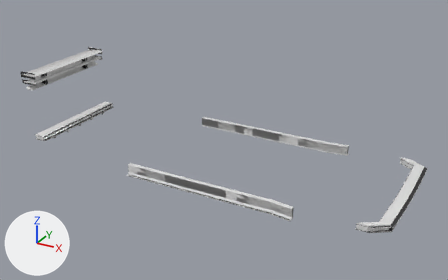
Renders of the glTF model veiculos/sketchfab/pecas/gaucho-v8/gaucho-v8_pecas.glb from each side of a commit.
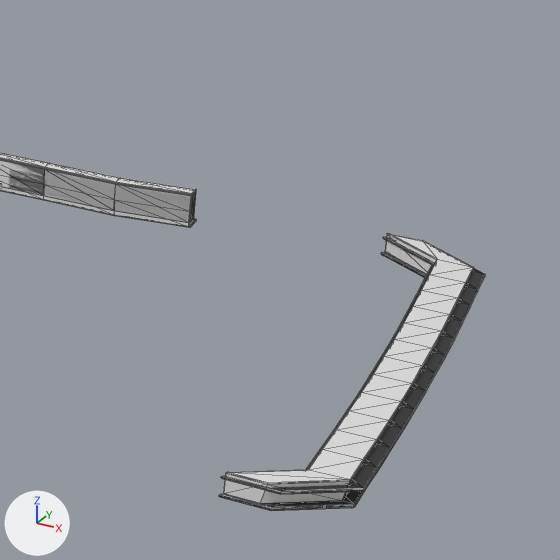
Each version appears first whole from a camera (50 mm lens) standing at (2.805, -5.5, 3.232) and looking at (-0.214, -0.012, 0.488), and next in a close-up on the part from 66% to 100% of the width and 33% to 88% of the height. Lighting does not change. The marker at lower left points along +X, +Y and +Z. The first two pictures are the older version. The close-ups show mesh edges as thin lines.

In view in the first close-up: 'bumper_front__esportivo', 'bumper_front__lip', 'saia__esportiva', 'saia__lisa'.
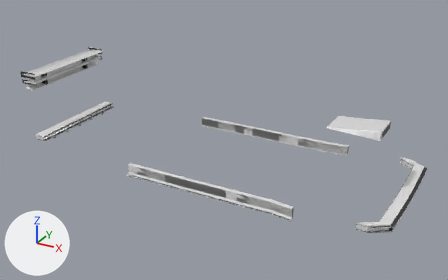
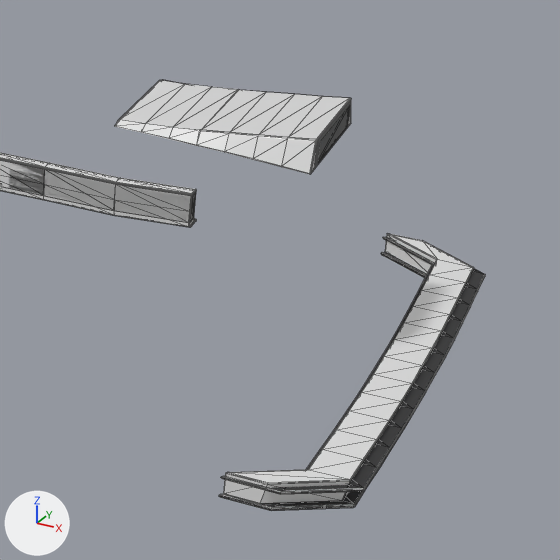
Where the change shows, as pixel boxes [x1, y1, x2, y2] in the close-ups (560 x 560 px):
'hood__tomada', added
    after: [115, 80, 351, 174]
    faces in mat_pintura (white #e7e7e7): [115, 80, 351, 174]
    faces in mat_chassi (black #2c2c2d): [318, 105, 350, 164]

What the commit changed:
Mesh me_hood__tomada is new.
It has 170 vertices, 332 faces and spans x 1.006..1.535, y -0.192..0.192, z 0.912..0.996.
Faces by material slot: [320, 12].
It uses material mat_pintura (white #e7e7e7).
It uses material mat_chassi (black #2c2c2d).
Object 'hood__tomada' (ob_hood__tomada) is new; it shows me_hood__tomada.
Its location is (0.0, 0.0, 0.0).
